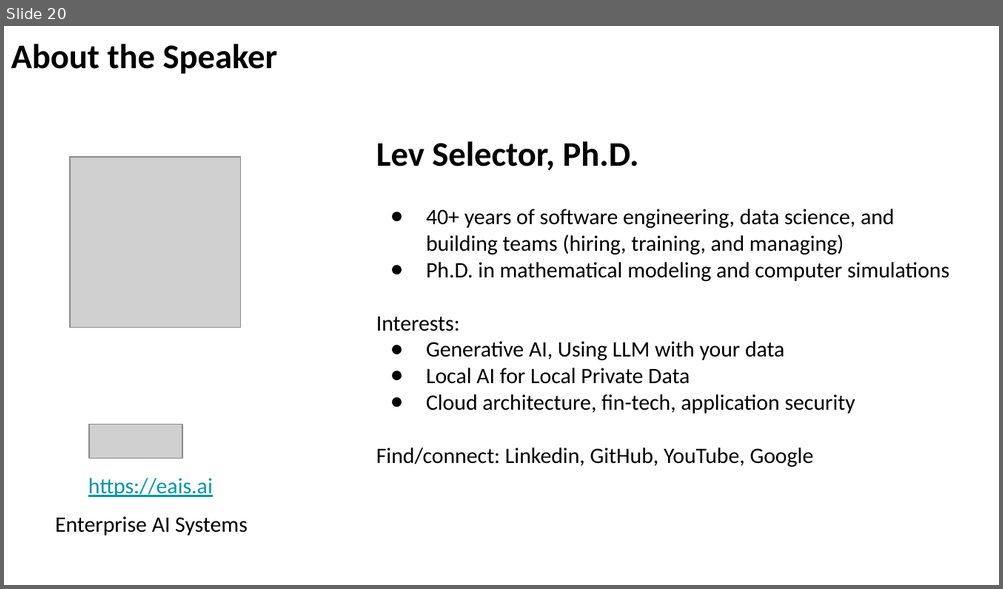
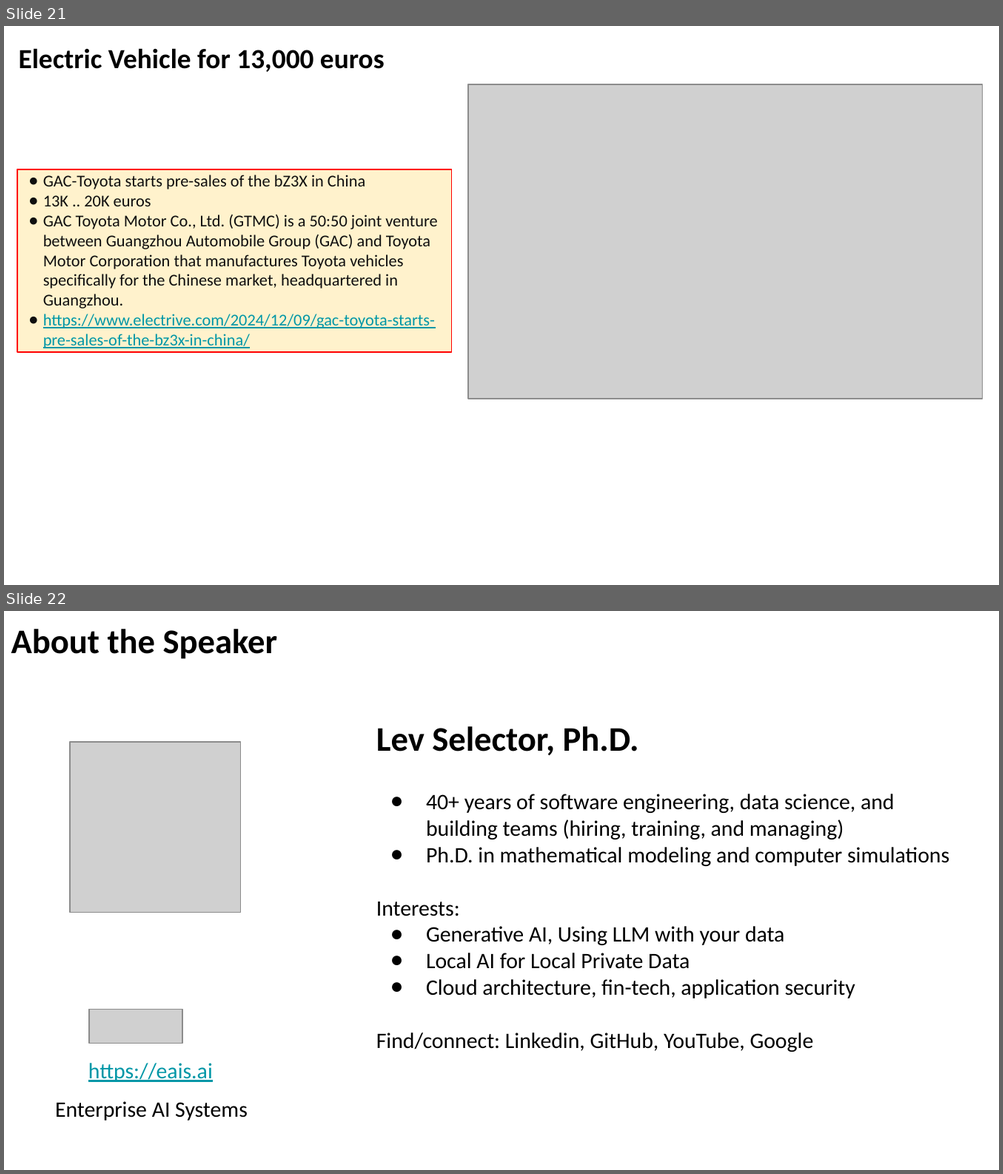
Before and after one commit to lselector/seminar, a slide deck: 2025/2025-03-21-AI-Updates.pptx. Shown one above the other, each under a label of ours: slide 20 before the commit, slides 21 and 22 after it. The pictures are 1003x589 and 1003x1174 pixels, drawn with LibreOffice and Linux fonts; fonts in the diff are those of the drawing; grey boxes stand for pictures. Boxes give left, top, right and bottom in pixels: in the first picture for what was removed or moved away, otherwise in the second. Text is boxed around its words. In the diff, an @@ line names an element or a change of style, - is before the commit and + after.

```diff
--- a/2025/2025-03-21-AI-Updates.pptx
+++ b/2025/2025-03-21-AI-Updates.pptx
@@ slide 21 added at bbox=[4, 26, 999, 585], background #FFFFFF @@
@@ text added at bbox=[19, 48, 384, 72], 20 pt, text #000000, bold @@
+Electric Vehicle for 13,000 euros
@@ picture added at bbox=[469, 84, 982, 399] @@
@@ rectangle added at bbox=[17, 170, 452, 352], fill #FFF2CC, outline #FF0000 0.75 pt, 12 pt, text #0F0F0F @@
+● GAC-Toyota starts pre-sales of the bZ3X in China
+● 13K .. 20K euros
+● GAC Toyota Motor Co., Ltd. (GTMC) is a 50:50 joint venture between Guangzhou Automobile Group (GAC) and Toyota Motor Corporation that manufactures Toyota vehicles specifically for the Chinese market, headquartered in Guangzhou.
+● https://www.electrive.com/2024/12/09/gac-toyota-starts-pre-sales-of-the-bz3x-in-china/
@@ what was slide 20 is now slide 22 @@
```
Also in this commit, not shown: 8 slides changed, 1 other slide added.
